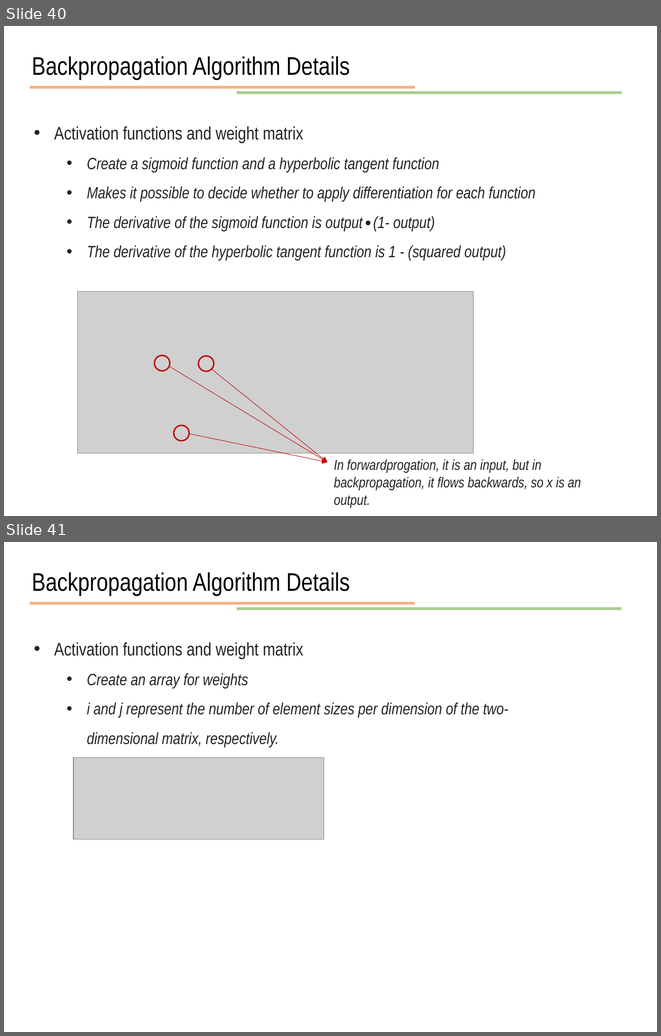
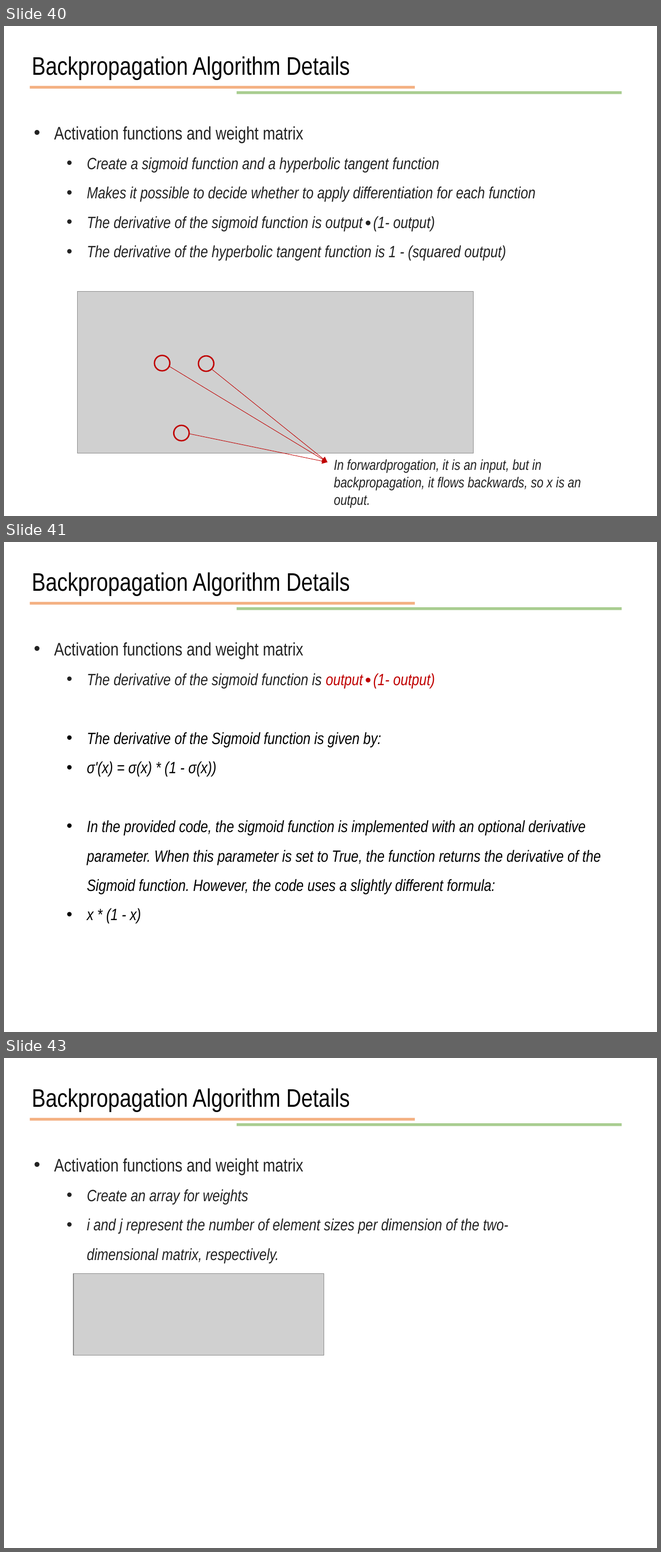
Before and after one commit to JunetaeKim/DeepLearningClass, a slide deck: Week7/week7 Backpropagation Algorithm Details.pptx. Shown one above the other, each under a label of ours: slides 40 and 41 before the commit, slides 40, 41 and 43 after it; the slides between them are not shown. The pictures are 661x1036 and 661x1552 pixels, drawn with LibreOffice and Linux fonts; fonts in the diff are those of the drawing; grey boxes stand for pictures. Boxes give left, top, right and bottom in pixels: in the first picture for what was removed or moved away, otherwise in the second. Text is boxed around its words. In the diff, an @@ line names an element or a change of style, - is before the commit and + after.

```diff
--- a/Week7/week7 Backpropagation Algorithm Details.pptx
+++ b/Week7/week7 Backpropagation Algorithm Details.pptx
@@ slide 41 added at bbox=[4, 542, 657, 1032], background #FFFFFF @@
@@ text added at bbox=[32, 572, 350, 596], 28 pt, text #000000 @@
+Backpropagation Algorithm Details
@@ line added from (30, 603) to (415, 603), #ED7D31 3 pt @@
@@ line added from (237, 609) to (621, 609), #70AD47 3 pt @@
@@ text added at bbox=[54, 642, 601, 924], 18 pt, text #000000, italic @@
+• Activation functions and weight matrix
+  • The derivative of the sigmoid function is output∙(1- output)
+  • The derivative of the Sigmoid function is given by:
+  • σ'(x) = σ(x) * (1 - σ(x))
+  • In the provided code, the sigmoid function is implemented with an optional derivative parameter. When this parameter is set to True, the function returns the derivative of the Sigmoid function. However, the code uses a slightly different formula:
+  • x * (1 - x)
@@ what was slide 41 is now slide 43 @@
```
Also in this commit, not shown: 1 other slide added, 1 other file.
